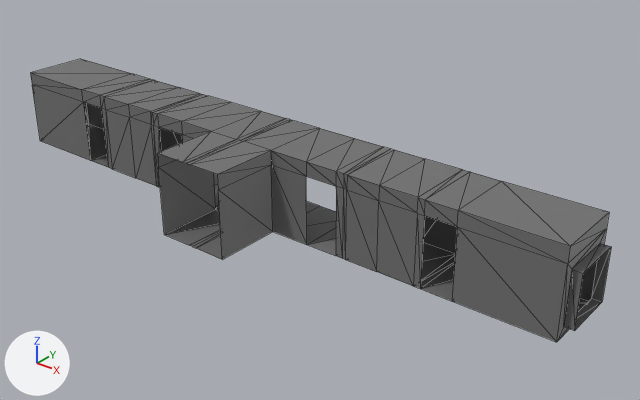
Before and after pictures for a commit that changed the glTF model HALLWAY.glb.
Rendered twice from a 50 mm lens placed at (14.22, -12.81, 10.46), pointed at (2.25, 2.16, 1.18). The axes (+X, +Y, +Z) are drawn at lower left. The lights are the same throughout. The first picture is the older version. Mesh edges are drawn as thin lines. Vertices at exactly the same position are counted once.
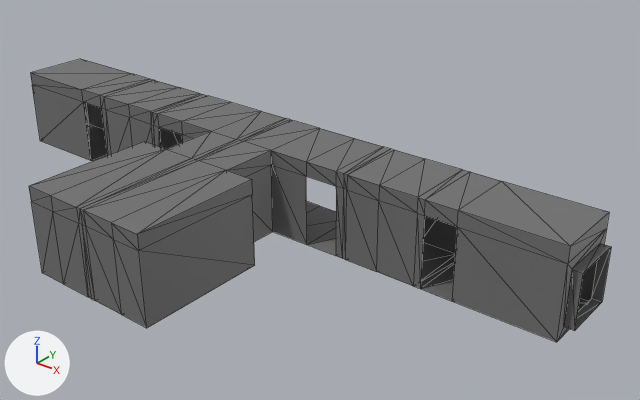
Patch to the scene script:
```diff
--- a/HALLWAY.glb.py
+++ b/HALLWAY.glb.py
@@ me_cube_021 @@
 # used by ob_cube; location = (0.0, 1.34, 0.0)
-me_cube_021.from_pydata(...)  # 157 vertices, 264 faces; spans x -8.9..8.9, y -1.3..2.4, z 0.0..2.3
+me_cube_021.from_pydata(...)  # 184 vertices, 328 faces; spans x -8.9..8.9, y -4.4..2.4, z 0.0..2.3
+# me_cube_021 part 1
+# 12 vertices are removed from x -1.0..1.0, y -1.3, z 0.0..2.3
+# 24 faces are deleted
+# 12 new vertices lie (0.0, -1.5, 0.0) away from vertices in x -1.0..1.0, y 0.5, z 0.0..2.3
+# 10 new vertices lie (0.0, -3.4, 0.0) away from vertices in x -1.0..1.0, y -1.0, z 0.0..2.3
+# 5 new vertices lie (0.0, 0.0, 1.9) away from vertices in x -1.0..1.0, y -4.4, z 0.0
+# 6 new vertices lie (0.8, 0.0, 0.0) away from vertices in x 1.0, y -4.4..-1.0, z 0.0..2.3
+# 6 new vertices lie (-0.8, 0.0, 0.0) away from vertices in x -1.0, y -4.4..-1.0, z 0.0..2.3
+# 88 new faces join them
 me_cube_021.materials.append(mat_material_003)
```

What differs and where, as boxes [x1, y1, x2, y2] in the pictures (640 x 400 px):
'Cube', reshaped: before [30, 59, 611, 342]; after [29, 59, 611, 342]
part 1 of me_cube_021, built on: before [157, 131, 273, 259]; after [29, 131, 273, 328]
